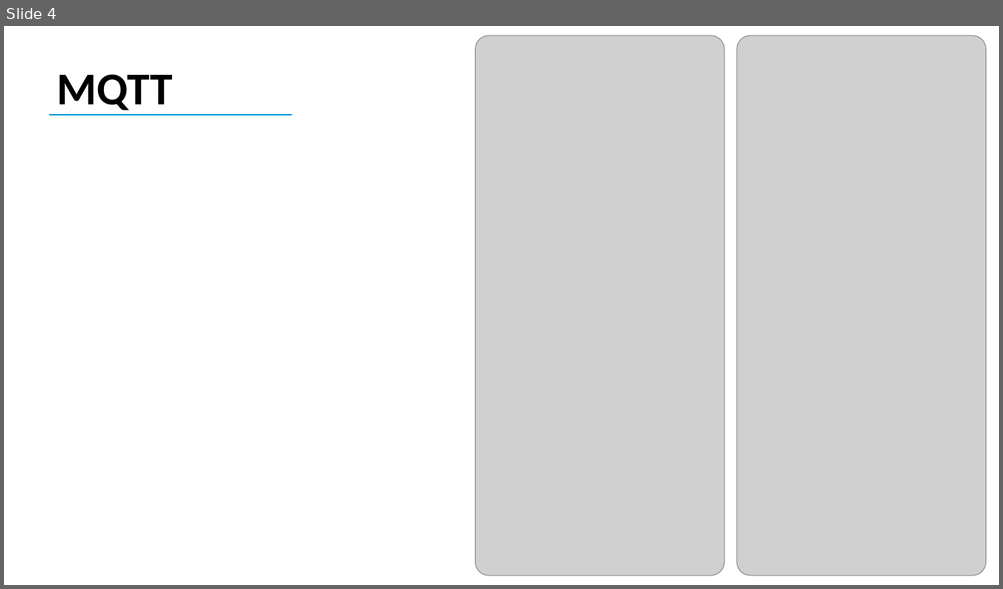
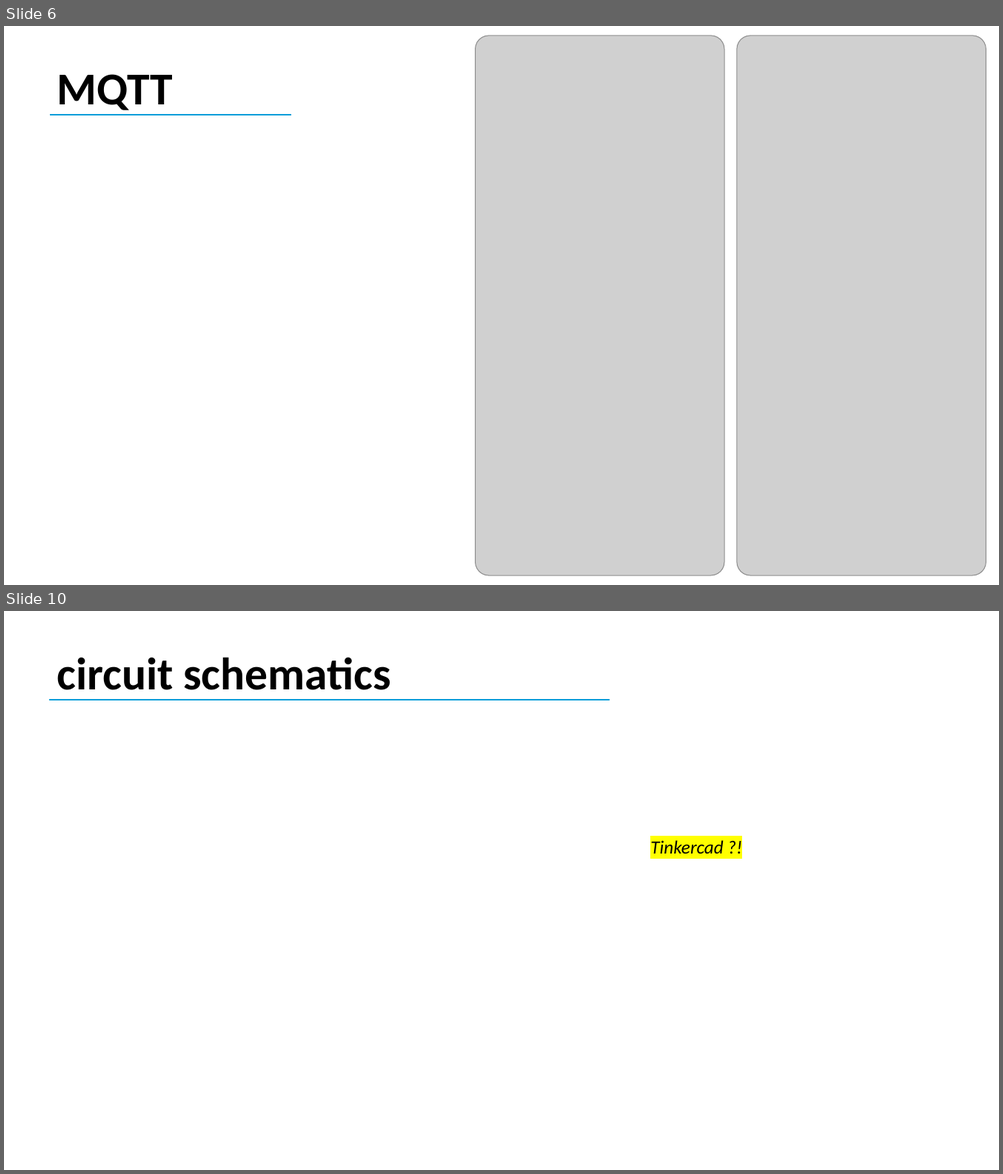
Before and after one commit to fedyhajali/security-system, a slide deck: Alarm System.pptx. Shown one above the other, each under a label of ours: slide 4 before the commit, slides 6 and 10 after it; the slides between them are not shown. The pictures are 1003x589 and 1003x1174 pixels, drawn with LibreOffice and Linux fonts; fonts in the diff are those of the drawing; grey boxes stand for pictures. Boxes give left, top, right and bottom in pixels: in the first picture for what was removed or moved away, otherwise in the second. Text is boxed around its words. In the diff, an @@ line names an element or a change of style, - is before the commit and + after.

```diff
--- a/Alarm System.pptx
+++ b/Alarm System.pptx
@@ slide 10 added at (4, 611, 999, 1170), background #FFFFFF @@
@@ text added at (57, 657, 390, 701), 44 pt, text #000000, bold @@
+circuit schematics
@@ line added from (50, 700) to (609, 700), #009DD9 1.5 pt @@
@@ text added at (650, 840, 723, 854), 18 pt, text #000000, italic @@
+Tinkercad ?!
@@ what was slide 4 is now slide 6 @@
```
Also in this commit, not shown: 3 slides changed, 7 other slides added, 1 other file.
